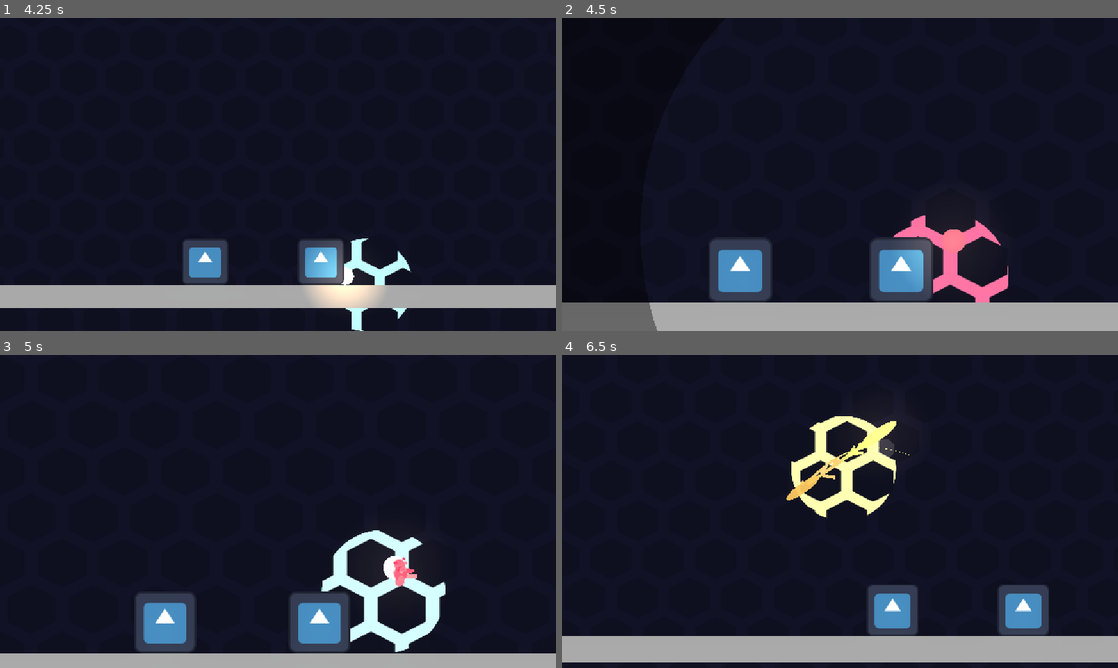
Above: before the commit, frames 1-4 (two rows, left to right).
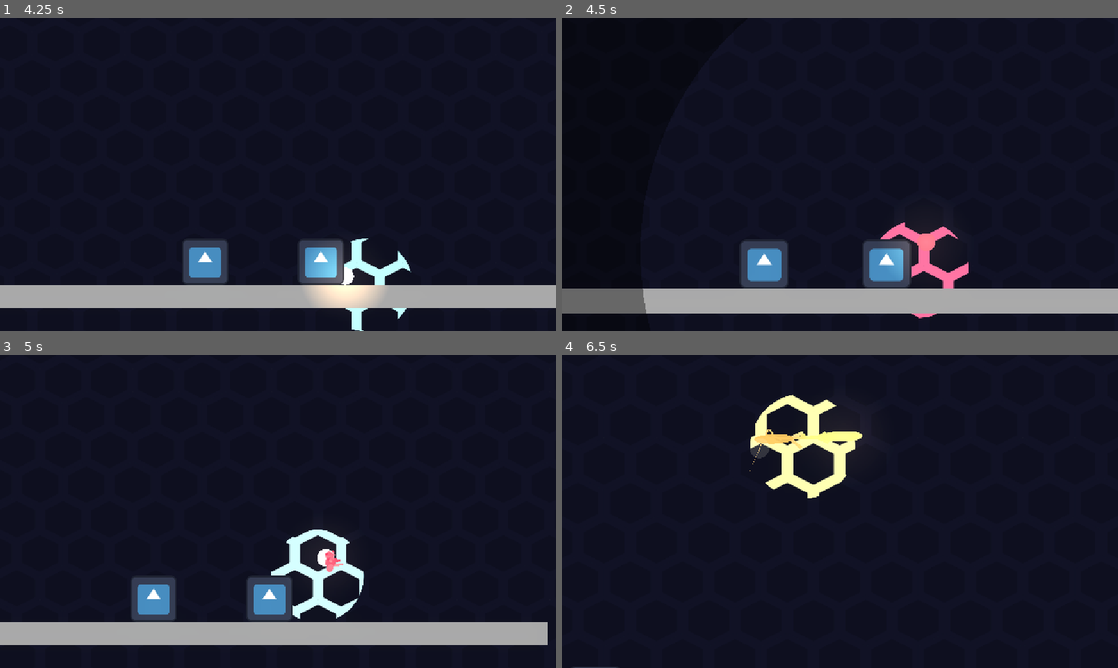
Above: after the commit, the same moments.

Repository: cookie1170/juice-test
Game: Godot game, scene res://levels/main.tscn
The game is run twice, just before and just after one commit, with the same random seed, the same clock (stepped at 60 frames per second) and the same inputs. The engine's default icon, where the game draws it, is replaced by a stand-in: a white triangle on a blue panel in a dark square.
Inputs (mouse positions are in pixels of both pictures, inside the frame that each line leads up to):
- Up to frame 1 (4.25 s): tap Enter (ui_accept) at 0.5, 0.77, 3.77 s; move the mouse to (400, 158) at 0.52 s; hold D (right) 0.53-1.25 s; right-click (400, 158) at 0.6 s; click (400, 158) at 0.67 s; drag from (166, 190) to (233, 115) at 1.27 s; move the mouse to (333, 105) at 2.02 s; press the mouse at (333, 105) at 2.03 s; hold D (right) 2.03-2.75 s; release the mouse at (333, 105) at 2.75 s; drag from (250, 237) to (111, 127) at 2.77 s; move the mouse to (444, 221) at 3.52 s; hold A (left) from 3.53 s (still down); hold Q from 3.53 s (still down)
- Up to frame 2 (4.5 s): release A (left) at 4.25 s; release Q at 4.25 s; drag from (673, 127) to (756, 96) at 4.27 s
- Up to frame 3 (5 s): no input
- Up to frame 4 (6.5 s): move the mouse to (867, 511) at 5.02 s; hold Down (ui_down) 5.03-5.75 s; tap U at 5.1 s; click (867, 511) at 5.17 s; drag from (756, 433) to (884, 455) at 5.77 s

Frame 1 is identical in both runs. In frame 2, 15% of the frame differs, in the area x 0-100%, y 63-100%; in frame 3, 19%, in the area x 0-100%, y 55-100%; in frame 4, 16%.

Commit message:
fixed the zoom lol

Diff:
--- a/player/player.tscn
+++ b/player/player.tscn
@@ -239,7 +239,7 @@
 top_speed = 640.0
 air_accel_mult = 0.25
 air_decel_mult = 0.25
-zoom_amount_on_hit = 1.25
+zoom_amount_on_hit = 1.0
 offset_amount = Vector2(384, 128)
 hang_timer = NodePath("HangTimer")
 offset_timer = NodePath("OffsetTimer")
--- a/player/player_common.gd
+++ b/player/player_common.gd
@@ -191,10 +191,10 @@
 	zoom_tween = get_tree().create_tween().set_ignore_time_scale()
 	zoom_tween.tween_method(func(value: float):
 		phantom_camera.set_zoom(Vector2(value, value)),
-		1.0, zoom_amount_on_hit, 0.1)
+		0.75, zoom_amount_on_hit, 0.1)
 	zoom_tween.tween_method(func(value: float):
 		phantom_camera.set_zoom(Vector2(value, value)),
-		zoom_amount_on_hit, 1.0, 0.2)
+		zoom_amount_on_hit, 0.75, 0.2)
 	await get_tree().create_timer(0.15, true, false, true).timeout
 	hurt_particles_1.restart()
 	hurt_particles_2.restart()
